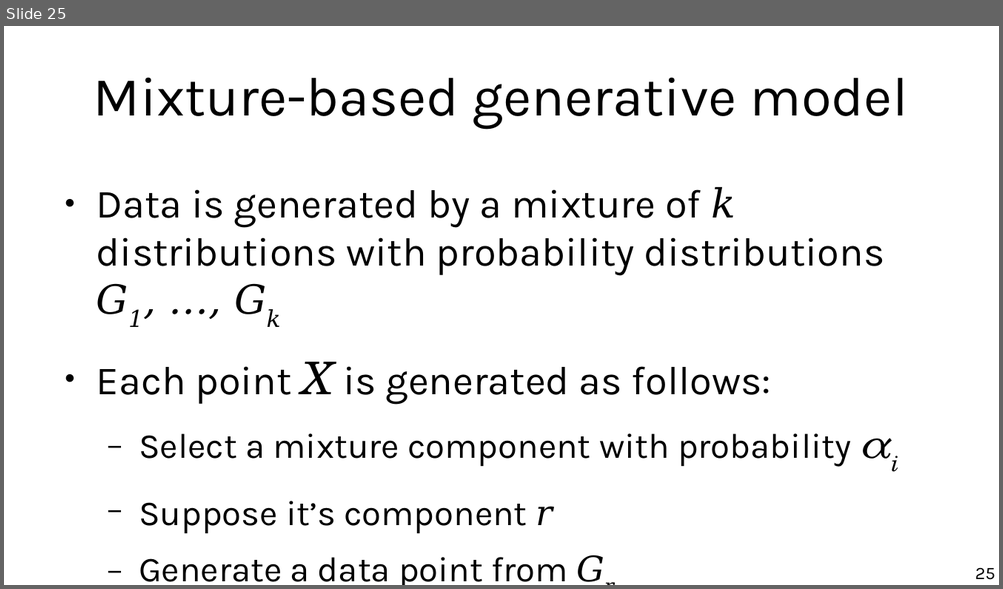
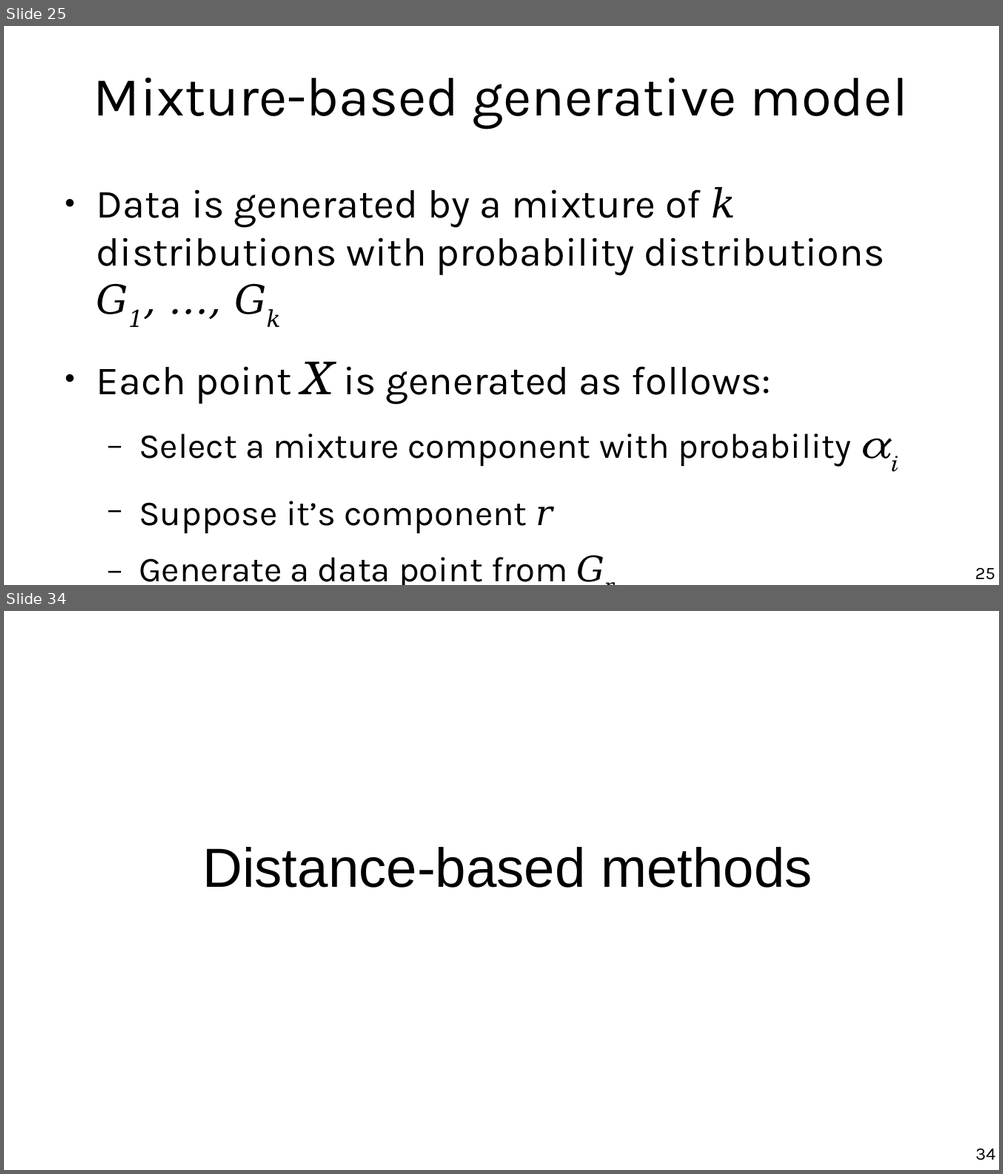
Before and after one commit to marco-calautti/data-mining-course, a slide deck: theory/tt09_outlier_detection.odp. Shown one above the other, each under a label of ours: slide 25 before the commit, slides 25 and 34 after it; the slides between them are not shown. The pictures are 1003x589 and 1003x1174 pixels, drawn with LibreOffice and Linux fonts; fonts in the diff are those of the drawing. Boxes give left, top, right and bottom in pixels: in the first picture for what was removed or moved away, otherwise in the second. Text is boxed around its words. In the diff, an @@ line names an element or a change of style, - is before the commit and + after.

```diff
--- a/theory/tt09_outlier_detection.odp
+++ b/theory/tt09_outlier_detection.odp
@@ slide 34 added at (4, 611, 999, 1170), background #FFFFFF @@
@@ title added at (202, 847, 812, 888), 44 pt, text #000000 @@
+Distance-based methods
@@ page number added at (975, 1149, 995, 1161), 14 pt, text #000000 @@
+34
```
Also in this commit, not shown: 5 slides changed, 23 other slides added, 3 slides removed.
